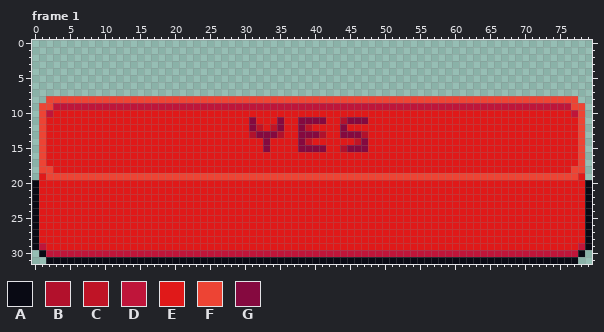
Two versions of one pixel-art file, assets/Button.aseprite. The picture above is the old version.
80x32 pixels, 2 frames. Shown: frame 1.
Palette (. is transparent): A #090a14  B #b2112c  C #bf1426  D #bf153a  E #e01919  F #ed4434  G #85093f
Pixels before, frame 1, first column x 0:
 8 ..FFFFFFFFFFFFFFFFFFFFFFFFFFFFFFFFFFFFFFFFFFFFFFFFFFFFFFFFFFFFFFFFFFFFFFFFFFFF..
 9 .FFDDDDDDDDDDDDDDDDDDDDDDDDDDDDDDDDDDDDDDDDDDDDDDDDDDDDDDDDDDDDDDDDDDDDDDDDDDFF.
10 .FDEEEEEEEEEEEEEEEEEEEEEEEEEEEEEEEEEEEEEEEEEEEEEEEEEEEEEEEEEEEEEEEEEEEEEEEEEEDF.
11 .FEEEEEEEEEEEEEEEEEEEEEEEEEEEEEGEEEGEEGGGGEEBGGGEEEEEEEEEEEEEEEEEEEEEEEEEEEEEEF.
12 .FEEEEEEEEEEEEEEEEEEEEEEEEEEEEEGCECGEEGCEEEEGEEEEEEEEEEEEEEEEEEEEEEEEEEEEEEEEEF.
13 .FEEEEEEEEEEEEEEEEEEEEEEEEEEEEEBGGGBEEGGGBEEGGGBEEEEEEEEEEEEEEEEEEEEEEEEEEEEEEF.
14 .FEEEEEEEEEEEEEEEEEEEEEEEEEEEEEEEGEEEEGCEEEEEECGEEEEEEEEEEEEEEEEEEEEEEEEEEEEEEF.
15 .FEEEEEEEEEEEEEEEEEEEEEEEEEEEEEEEGEEEEGGGGEEBGGGEEEEEEEEEEEEEEEEEEEEEEEEEEEEEEF.
16 .FEEEEEEEEEEEEEEEEEEEEEEEEEEEEEEEEEEEEEEEEEEEEEEEEEEEEEEEEEEEEEEEEEEEEEEEEEEEEF.
17 .FEEEEEEEEEEEEEEEEEEEEEEEEEEEEEEEEEEEEEEEEEEEEEEEEEEEEEEEEEEEEEEEEEEEEEEEEEEEEF.
18 .FFEEEEEEEEEEEEEEEEEEEEEEEEEEEEEEEEEEEEEEEEEEEEEEEEEEEEEEEEEEEEEEEEEEEEEEEEEEFF.
19 .EFFFFFFFFFFFFFFFFFFFFFFFFFFFFFFFFFFFFFFFFFFFFFFFFFFFFFFFFFFFFFFFFFFFFFFFFFFFFE.
20 AEEEEEEEEEEEEEEEEEEEEEEEEEEEEEEEEEEEEEEEEEEEEEEEEEEEEEEEEEEEEEEEEEEEEEEEEEEEEEEA
21 AEEEEEEEEEEEEEEEEEEEEEEEEEEEEEEEEEEEEEEEEEEEEEEEEEEEEEEEEEEEEEEEEEEEEEEEEEEEEEEA
22 AEEEEEEEEEEEEEEEEEEEEEEEEEEEEEEEEEEEEEEEEEEEEEEEEEEEEEEEEEEEEEEEEEEEEEEEEEEEEEEA
23 AEEEEEEEEEEEEEEEEEEEEEEEEEEEEEEEEEEEEEEEEEEEEEEEEEEEEEEEEEEEEEEEEEEEEEEEEEEEEEEA
24 AEEEEEEEEEEEEEEEEEEEEEEEEEEEEEEEEEEEEEEEEEEEEEEEEEEEEEEEEEEEEEEEEEEEEEEEEEEEEEEA
25 AEEEEEEEEEEEEEEEEEEEEEEEEEEEEEEEEEEEEEEEEEEEEEEEEEEEEEEEEEEEEEEEEEEEEEEEEEEEEEEA
26 AEEEEEEEEEEEEEEEEEEEEEEEEEEEEEEEEEEEEEEEEEEEEEEEEEEEEEEEEEEEEEEEEEEEEEEEEEEEEEEA
27 AEEEEEEEEEEEEEEEEEEEEEEEEEEEEEEEEEEEEEEEEEEEEEEEEEEEEEEEEEEEEEEEEEEEEEEEEEEEEEEA
28 AEEEEEEEEEEEEEEEEEEEEEEEEEEEEEEEEEEEEEEEEEEEEEEEEEEEEEEEEEEEEEEEEEEEEEEEEEEEEEEA
29 ADEEEEEEEEEEEEEEEEEEEEEEEEEEEEEEEEEEEEEEEEEEEEEEEEEEEEEEEEEEEEEEEEEEEEEEEEEEEEDA
30 .ADDDDDDDDDDDDDDDDDDDDDDDDDDDDDDDDDDDDDDDDDDDDDDDDDDDDDDDDDDDDDDDDDDDDDDDDDDDDA.
31 ..AAAAAAAAAAAAAAAAAAAAAAAAAAAAAAAAAAAAAAAAAAAAAAAAAAAAAAAAAAAAAAAAAAAAAAAAAAAA..
The result:
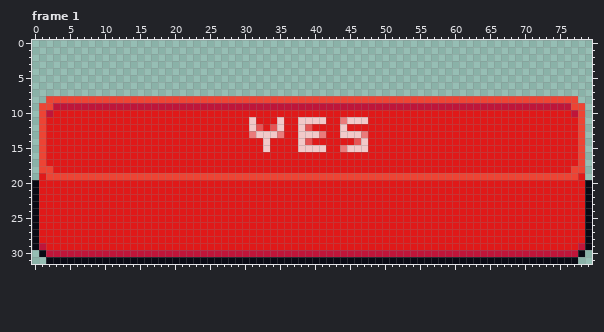
Difference:
colour B: #b2112c -> #ea7b7b
colour C: #bf1426 -> #e65454
colour G: #85093f -> #f2c9c9
Where, in picture pixels (left, top, right, bottom), the same in both pictures:
changed: (249, 117, 368, 152)
